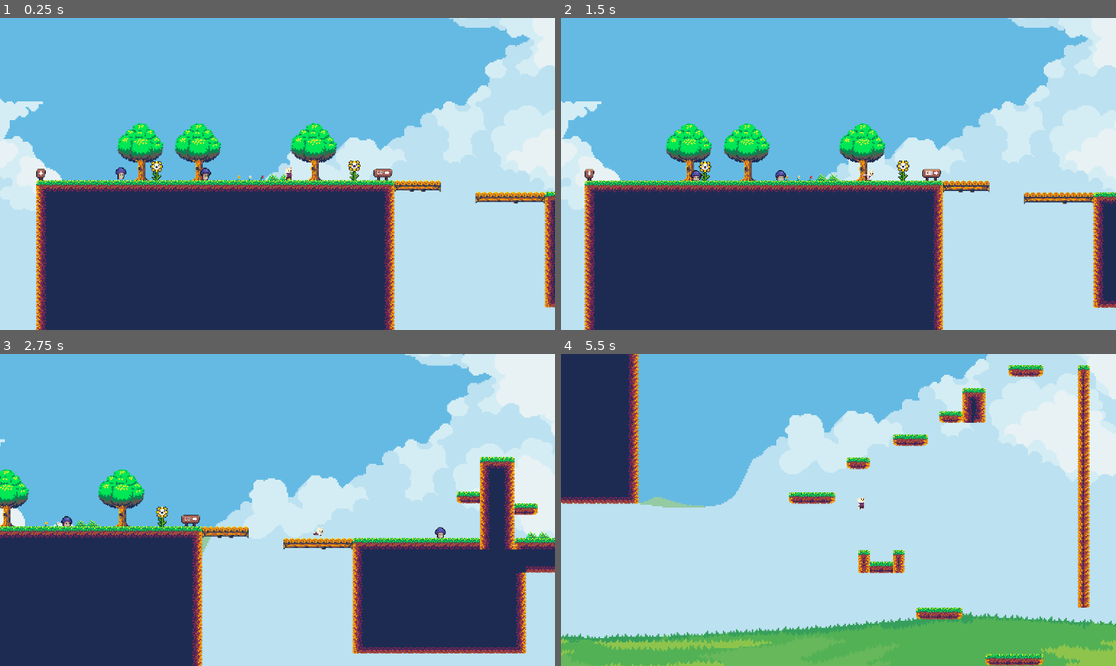
Above: before the commit, frames 1-4 (two rows, left to right).
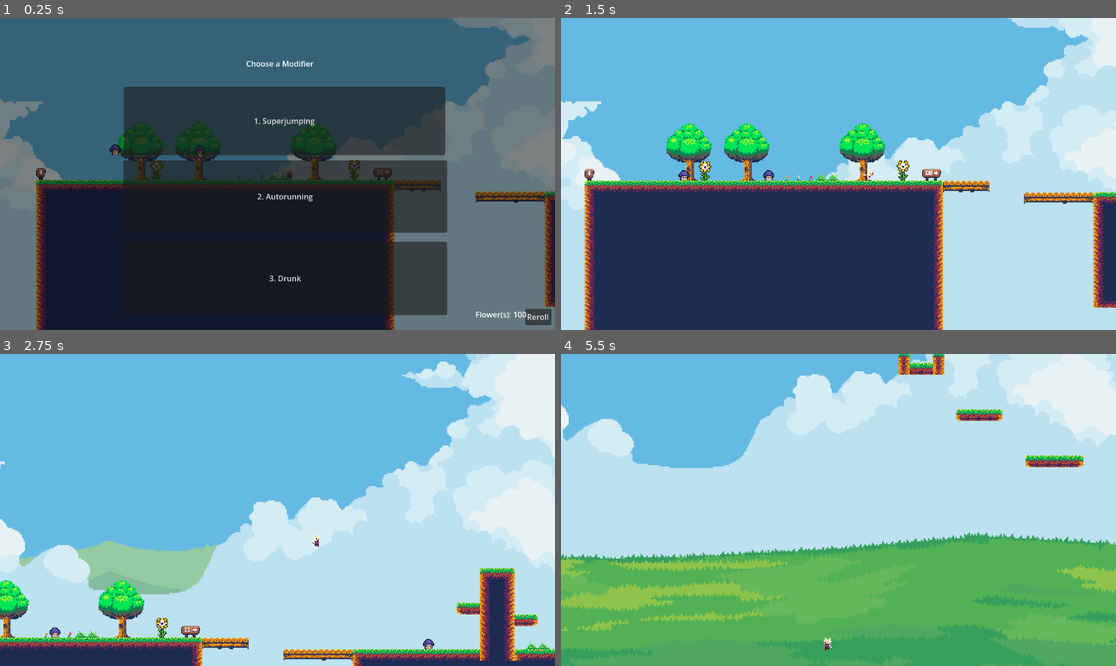
Above: after the commit, the same moments.

Repository: kenji-vitor/Platform-2D-in-Godot
Game: Godot game, scene res://Scenes/Stage1.tscn
Same seed, same stepped clock (60 frames per second), same inputs: the game is played once before the commit and once after it. Sound files missing from this copy of the repository are replaced by a short silence.
Inputs (mouse positions are in pixels of both pictures, inside the frame that each line leads up to):
- Up to frame 1 (0.25 s): no input
- Up to frame 2 (1.5 s): click (844, 120) at 0.5 s, where only the run after the commit has a clickable "1. Superjumping"; tap Enter at 1.25 s; hold D (move_right) from 1.28 s (still down); hold Shift (run) from 1.28 s (still down)
- Up to frame 3 (2.75 s): keep holding D (move_right); tap Space (jump) at 1.52, 1.82, 2.27, 2.57 s; tap G (shoot) at 1.55, 2.1 s; release Shift (run) at 2.03 s; tap 1 at 2.3 s
- Up to frame 4 (5.5 s): release D (move_right) at 2.78 s; hold A (move_left) 2.78-3.53 s; tap 1 at 2.85 s; tap 2 at 3.05, 3.6 s; hold D (move_right) 3.53-5.03 s; tap Space (jump) at 3.77, 4.07, 4.52, 4.82, 5.27 s; tap 3 at 3.8, 4.35 s; tap R at 4.55, 5.1 s; hold A (move_left) from 5.03 s (still down); tap T at 5.3 s

The runs differ from the first frame. In frame 1, 100% of the frame differs, in the area x 0-100%, y 0-100%; in frame 2, 0.2%; in frame 3, 38%; in frame 4, 52%.

Commit message:
Modifier UI

Diff:
--- /dev/null
+++ b/Scenes/ModifierMenu.tscn
@@ -0,0 +1,78 @@
+[gd_scene format=3 uid="uid://dn7lmmemgkpgt"]
+
+[ext_resource type="Script" uid="uid://sbns6nv7w5ow" path="res://Scripts/Modifier_UI.gd" id="1_5oaki"]
+
+[node name="ModifierMenu" type="CanvasLayer" unique_id=329222276]
+process_mode = 3
+script = ExtResource("1_5oaki")
+
+[node name="ColorRect" type="ColorRect" parent="." unique_id=1808501503]
+offset_right = 1155.0
+offset_bottom = 650.0
+mouse_filter = 2
+color = Color(0, 0, 0, 0.47058824)
+
+[node name="Control" type="Control" parent="." unique_id=744536069]
+layout_mode = 3
+anchors_preset = 0
+offset_right = 40.0
+offset_bottom = 40.0
+mouse_filter = 2
+
+[node name="BtnOption1" type="Button" parent="Control" unique_id=194061900]
+layout_mode = 0
+offset_left = 257.0
+offset_top = 143.0
+offset_right = 924.0
+offset_bottom = 285.0
+text = "Opcao 1
+"
+
+[node name="BtnOption2" type="Button" parent="Control" unique_id=1260581490]
+layout_mode = 0
+offset_left = 256.0
+offset_top = 296.0
+offset_right = 928.0
+offset_bottom = 446.0
+text = "Opcao 2
+"
+
+[node name="BtnOption3" type="Button" parent="Control" unique_id=1334450449]
+layout_mode = 1
+anchors_preset = 8
+anchor_left = 0.5
+anchor_top = 0.5
+anchor_right = 0.5
+anchor_bottom = 0.5
+offset_left = 236.0
+offset_top = 445.0
+offset_right = 908.0
+offset_bottom = 597.0
+grow_horizontal = 2
+grow_vertical = 2
+text = "Opcao 3"
+
+[node name="BtnReroll" type="Button" parent="Control" unique_id=464751848]
+layout_mode = 0
+offset_left = 1090.0
+offset_top = 604.0
+offset_right = 1145.0
+offset_bottom = 638.0
+
+[node name="LabelTitle" type="Label" parent="Control" unique_id=1343208149]
+layout_mode = 0
+offset_left = 16.0
+offset_top = 6.0
+offset_right = 1147.0
+offset_bottom = 183.0
+text = "Choose a Modifier"
+horizontal_alignment = 1
+vertical_alignment = 1
+
+[node name="LblFlowers" type="Label" parent="Control" unique_id=536065482]
+layout_mode = 0
+offset_left = 987.0
+offset_top = 604.0
+offset_right = 1047.0
+offset_bottom = 627.0
+text = "Flowers"
--- a/Scenes/player_herdado.tscn
+++ b/Scenes/player_herdado.tscn
@@ -1,6 +1,7 @@
 [gd_scene format=3 uid="uid://c25m1dw4a658v"]
 
 [ext_resource type="PackedScene" uid="uid://5uvbk6v0q52k" path="res://Scenes/player.tscn" id="1_uruiy"]
+[ext_resource type="Script" uid="uid://bae5k7re7vog" path="res://Scripts/camera_2d.gd" id="2_1awyu"]
 [ext_resource type="AudioStream" uid="uid://m5as5rv78ly8" path="res://SFX/jump_sfx.wav" id="2_wteag"]
 [ext_resource type="PackedScene" uid="uid://dn4ddptukyrok" path="res://Scenes/heart.tscn" id="3_gcm4n"]
 
@@ -10,6 +11,9 @@
 [node name="Player_HERDADO" unique_id=406442816 instance=ExtResource("1_uruiy")]
 visible = true
 collision_layer = 1
+
+[node name="Camera2D" parent="." index="2" unique_id=1074089931]
+script = ExtResource("2_1awyu")
 
 [node name="CollisionShape2D" parent="Area2D" parent_id_path=PackedInt32Array(1575999253) index="0" unique_id=93089322]
 position = Vector2(-0.5, 0.5)
--- /dev/null
+++ b/Scripts/Modifier_UI.gd
@@ -0,0 +1,33 @@
+extends CanvasLayer
+
+@onready var btn_option_1: Button = $Control/BtnOption1
+@onready var btn_option_2: Button = $Control/BtnOption2
+@onready var btn_option_3: Button = $Control/BtnOption3
+@onready var btn_reroll: Button = $Control/BtnReroll
+@onready var lbl_flowers: Label = $Control/LblFlowers
+
+func _ready() -> void:
+	process_mode = Node.PROCESS_MODE_ALWAYS
+	hide()
+	btn_option_1.pressed.connect(_on_option_selected.bind(0))
+	btn_option_2.pressed.connect(_on_option_selected.bind(1))
+	btn_option_3.pressed.connect(_on_option_selected.bind(2))
+	btn_reroll.pressed.connect(_on_reroll_pressed)
+
+func display_options(options: Array,flowers_count: int) -> void:
+	if options.size() >= 3:
+		btn_option_1.text = "1. " + options[0].replace("is_","").capitalize()
+		btn_option_2.text = "2. " + options[1].replace("is_","").capitalize()
+		btn_option_3.text = "3. " + options[2].replace("is_","").capitalize()
+	lbl_flowers.text = "Flower(s): {0}".format([flowers_count])
+	btn_reroll.text = "Reroll"
+	show()
+
+func _on_option_selected(index: int) -> void:
+	print("Sinal do botao recebido na UI para o indice: ", index)
+	hide()
+	GameManager.choose_modifiers(index)
+
+func _on_reroll_pressed() -> void:
+	var new_options = GameManager.reroll_modifiers()
+	display_options(new_options,GameManager.total_flower)
--- /dev/null
+++ b/Scripts/camera_2d.gd
@@ -0,0 +1,13 @@
+extends Camera2D
+
+@export var normal_zoom: Vector2 = Vector2(1.0,1.0)
+@export var fast_zoom: Vector2 = Vector2(0.75,0.75)
+@export var zoom_duration: float = 0.4
+
+var zoom_tween: Tween
+
+func set_camera_zoom(target_zoom: Vector2) -> void:
+	if zoom_tween and zoom_tween.is_running():
+		zoom_tween.kill()
+	zoom_tween = create_tween().set_trans(Tween.TRANS_SINE).set_ease(Tween.EASE_OUT)
+	zoom_tween.tween_property(self, "zoom", target_zoom, zoom_duration)
--- a/Scripts/game_manager.gd
+++ b/Scripts/game_manager.gd
@@ -1,190 +1,122 @@
 extends Node
 
-
+#UI
+@onready var modifier_menu_scene: PackedScene = preload("res://Scenes/ModifierMenu.tscn")
+var modifier_menu_instance = null
+
+#Estado do jogo
+var total_flower: int = 100
 signal classic_mode_changed(enabled:bool)
-
 var classic: bool = false:
 	set(value):
 		classic = value
 		classic_mode_changed.emit(classic)
+
+#Codigo para mudanca do estilo do jogo
 var code_sequence = ["h","a","r","d"]
 var code_progress = 0
 
-#Drunk Mechanic
+
+#MODIFICADORES
 var is_drunk: bool = false
-var drunk_timer: Timer
-var drunk_direction: float = 1.0 # 1.0 (Direita) ou -1.0 (Esquerda)
-
-#Die Mechanic
-var duration_multipliers: Array[float] = [2.0,3.0,4.0,5.0]
-var is_die: bool = false
-var die_timer: Timer
-
-#Super speed
+var drunk_direction: float = 0.0
+
 var is_s_speed: bool = false
-var s_speed_timer: Timer
-
-#Flower Collectable
-var total_flower: int = 0
-
-#Slippery floor
 var is_slippery: bool = false
-var slippery_timer: Timer
-
-#Invincible + Invisible
-var is_invincible: bool = false
-var invincible_timer: Timer
-
-#AutoRun
+var is_invincible: bool = false #Invincible + Invisible
 var is_autorunning: bool = false
-var autorun_timer: Timer
-
-#SuperJump
 var is_superjumping: bool = false
-var superjump_timer: Timer
-'''
-func roll_double_dice() -> void:
-	var effect_dice: int = randi_range(1,6)
-	var duration_dice: int = randi_range(1,6)
-
-	var final_duration: float = duration_multipliers[duration_dice-1]
-'''
-
-
-
-func make_die(duration: float = 15.0) -> void:
-	is_die = true
-	die_timer.start(duration)
-	print("Hora de girar os dados!")
-
-
-func make_slippery(duration: float = randf_range(4.0,5.0)) -> void:
-	is_slippery = true
-	slippery_timer.start(duration)
-	print("Chao escorregadio por: ",duration)
-
-func make_s_speed(duration: float = 5.0) -> void:
-	is_s_speed = true
-	s_speed_timer.start(duration)
-	print("Super speed ativado!")
-
-func make_drunk(duration: float = randf_range(4.0,5.0)) -> void:
-	is_drunk = true
-	drunk_direction = 1.0 if randf() > 0.5 else -1.0
-	drunk_timer.start(duration)
-	print("Modo bebado ativado!")
-
-func make_invincible(duration: float = 5.0) -> void:
-	is_invincible = true
-	invincible_timer.start(duration)
-	print("Esta invencivel por: ",duration)
-
-func make_autorun(duration: float = 5.0) -> void:
-	is_autorunning = true
-	autorun_timer.start(duration)
-	print("Autorunning por: ",duration)
-
-func make_superjump(duration: float = 5.0) -> void:
-	is_superjumping = true
-	superjump_timer.start(duration)
-	print("Super jump por: ",duration)
+var is_gravity_changed: bool = false
+
+
+
+
+
+#Lista dos modificadores
+#Choose from 3 modifiers and roll a die to determine the duration. (1 Flower to Reroll)
+var all_modifiers: Array = [
+	"is_s_speed",
+	"is_drunk",
+	"is_slippery",
+	"is_invincible",
+	"is_autorunning",
+	"is_superjumping",
+	"is_gravity_changed"
+]
+
+var current_options: Array = []
 
 func _ready() -> void:
-	#Drunk
-	drunk_timer = Timer.new()
-	drunk_timer.one_shot = true
-	drunk_timer.timeout.connect(_on_drunk_timer_timeout)
-	add_child(drunk_timer)
-
-	#Slippery
-	slippery_timer = Timer.new()
-	slippery_timer.one_shot = true
-	slippery_timer.timeout.connect(_on_slippery_timer_timeout)
-	add_child(slippery_timer)
-
-	#Die
-	die_timer = Timer.new()
-	die_timer.one_shot = true
-	die_timer.timeout.connect(_on_die_timer_timeout)
-	add_child(die_timer)
-
-	#Super Speed
-	s_speed_timer = Timer.new()
-	s_speed_timer.one_shot = true
-	s_speed_timer.timeout.connect(_on_s_speed_timer_timeout)
-	add_child(s_speed_timer)
-
-	#Invincible
-	invincible_timer = Timer.new()
-	invincible_timer.one_shot = true
-	invincible_timer.timeout.connect(_on_invincible_timer_timeout)
-	add_child(invincible_timer)
-
-	#AutoRun
-	autorun_timer = Timer.new()
-	autorun_timer.one_shot = true
-	autorun_timer.timeout.connect(_on_autorun_timer_timeout)
-	add_child(autorun_timer)
-
-	#SuperJump
-	superjump_timer = Timer.new()
-	superjump_timer.one_shot = true
-	superjump_timer.timeout.connect(_on_superjump_timer_timeout)
-	add_child(superjump_timer)
-
-
-
-
-func _on_drunk_timer_timeout() -> void:
-	is_drunk = false
-	print("Modo bebado expirou!")
-
-func _on_slippery_timer_timeout() -> void:
-	is_slippery = false
-	print("Chao nao esta escorregio agora")
-
-func _on_die_timer_timeout() -> void:
-	is_die = false
-	print("")
-
-func _on_s_speed_timer_timeout() -> void:
-	is_s_speed = false
-	print("Super speed expirou!")
-
-func _on_invincible_timer_timeout() -> void:
-	is_invincible = false
-	print("Invencibilidade expirou!")
-
-func _on_autorun_timer_timeout() -> void:
-	is_autorunning = false
-	print("Auto Run expirou!")
-
-func _on_superjump_timer_timeout() -> void:
-	is_superjumping = false
-	print("Super jump expirou")
+	modifier_menu_instance = modifier_menu_scene.instantiate()
+	get_tree().root.call_deferred("add_child",modifier_menu_instance)
+
+	call_deferred("trigger_modifier_selection")
+
+#RANDOMIZAR MODIFICADORES E ESCOLHE-LOS
+func trigger_modifier_selection() -> void:
+	var options = roll_modifiers()
+	modifier_menu_instance.display_options(options,total_flower)
+	get_tree().paused = true
+
+func roll_modifiers() -> Array:
+	var pool = all_modifiers.duplicate()
+	pool.shuffle()
+	current_options = pool.slice(0,3)
+	#get_tree().paused = true
+	print("Jogo pausado. Escolha um modificador: ",current_options)
+	return current_options
+
+func reroll_modifiers() -> Array:
+	if total_flower >= 1:
+		total_flower -= 1
+		print("Flor gasta! Flor(es) restantes: ",total_flower)
+		#duration = roll_die_duration()
+		return roll_modifiers()
+	else:
+		print("Flores insuficientes")
+		return current_options
+
+func roll_die_duration() -> int:
+	var duration = randf_range(8,20)
+	print("Resultado da duracao: ",duration)
+	return duration
+
+func choose_modifiers(index: int) -> void:
+	print("Botao clicado! Index: ",index)
+	if current_options.is_empty() or index < 0 or index >= current_options.size():
+		print("Falhou na validacao: current_options esta vazio ou indice invalido")
+		return
+	var selected_modifier: String = current_options[index]
+	var die_duration: float = roll_die_duration()
+	get_tree().paused = false
+	if modifier_menu_instance:
+		modifier_menu_instance.hide()
+	current_options.clear()
+	apply_modifier(selected_modifier,die_duration)
+
+
+#APLICACAO DOS MODIFICADORES
+func apply_modifier(mod_name: String, duration: float) -> void:
+	set(mod_name,true)
+	if mod_name == "is_drunk":
+		drunk_direction = 1.0 if randf() > 0.5 else -1.0
+	print("Modificador ativo: {0} por {1}s".format([mod_name,duration]))
+	await get_tree().create_timer(duration).timeout
+
+	set(mod_name,false)
+	print("Efeito expirou: ",mod_name)
 
 func _input(event: InputEvent) -> void:
-	#COMANDO TEMPORARIO PARA ATIVAR AS MECANICAS!!!!!!!!
 	if event is InputEventKey and event.pressed and not event.echo:
-		if event.keycode == KEY_T:
-			make_drunk()
-	if event is InputEventKey and event.pressed and not event.echo:
-		if event.keycode == KEY_I:
-			make_slippery()
-	if event is InputEventKey and event.pressed and not event.echo:
-		if event.keycode == KEY_J:
-			make_s_speed()
-	if event is InputEventKey and event.pressed and not event.echo:
-		if event.keycode == KEY_L:
-			make_invincible()
-	if event is InputEventKey and event.pressed and not event.echo:
-		if event.keycode == KEY_Y:
-			make_autorun()
-	if event is InputEventKey and event.pressed and not event.echo:
-		if event.keycode == KEY_P:
-			make_superjump()
-
-	###################################################
+		match event.keycode:
+			KEY_1, KEY_KP_1:
+				choose_modifiers(0)
+			KEY_2, KEY_KP_2:
+				choose_modifiers(1)
+			KEY_3, KEY_KP_3:
+				choose_modifiers(2)
+			KEY_R:
+				reroll_modifiers()
 	if event is InputEventKey and event.pressed:
 		if event.echo:
 			return
@@ -220,7 +152,283 @@
 	return Input.is_action_pressed(action)
 
 
-
 func add_flower():
 	total_flower += 1
 	print("Flower(s): ",total_flower)
+'''
+COPIA DO CODIGO ORIGINAL
+extends Node
+
+
+signal classic_mode_changed(enabled:bool)
+
+var duration: float = 0.00
+
+var classic: bool = false:
+	set(value):
+		classic = value
+		classic_mode_changed.emit(classic)
+var code_sequence = ["h","a","r","d"]
+var code_progress = 0
+
+#Flower Collectable
+var total_flower: int = 0
+
+#Drunk Mechanic
+var is_drunk: bool = false
+var drunk_timer: Timer
+var drunk_direction: float = 1.0 # 1.0 (Direita) ou -1.0 (Esquerda)
+
+#Super speed
+var is_s_speed: bool = false
+var s_speed_timer: Timer
+
+#Slippery floor
+var is_slippery: bool = false
+var slippery_timer: Timer
+
+#Invincible + Invisible
+var is_invincible: bool = false
+var invincible_timer: Timer
+
+#AutoRun
+var is_autorunning: bool = false
+var autorun_timer: Timer
+
+#SuperJump
+var is_superjumping: bool = false
+var superjump_timer: Timer
+
+#Change gravity
+var is_gravity_changed: bool = false
+var gravity_timer: Timer
+
+@onready var modifier_menu_scene: PackedScene = preload("res://Scenes/ModifierMenu.tscn")
+var modifier_menu_instance = null
+
+
+
+#Randomly select modifiers
+#Choose from 3 modifiers and roll a die to determine the duration. (1 Flower to Reroll)
+var all_modifiers: Array = [
+	"is_s_speed",
+	"is_drunk",
+	"is_slippery",
+	"is_invincible",
+	"is_autorunning",
+	"is_superjumping",
+	"is_gravity_changed"
+]
+
+var current_options: Array = []
+func roll_modifiers() -> Array:
+	var pool = all_modifiers.duplicate()
+	pool.shuffle()
+	current_options = pool.slice(0,3)
+	#get_tree().paused = true
+	print("Jogo pausado. Escolha um modificador: ",current_options)
+	return current_options
+
+func reroll_modifiers() -> Array:
+	if total_flower >= 1:
+		total_flower -= 1
+		print("Flor gasta! Flor(es) restantes: ",total_flower)
+		#duration = roll_die_duration()
+		return roll_modifiers()
+	else:
+		print("Flores insuficientes")
+		return current_options
+
+func roll_die_duration() -> int:
+	var duration = randf_range(8,20)
+	print("Resultado da duracao: ",duration)
+	return duration
+
+func choose_modifiers(index: int) -> void:
+	if current_options.is_empty() or index < 0 or index >= current_options.size():
+		return
+	var selected_modifier: String = current_options[index]
+	var die_duration: float = roll_die_duration()
+	#get_tree().paused = false
+	start_modifier_timer(selected_modifier,die_duration)
+	current_options.clear()
+
+func start_modifier_timer(mod_name: String, duration: float) -> void:
+	GameManager.set(mod_name,true)
+	await get_tree().create_timer(duration).timeout
+	GameManager.set(mod_name,false)
+	print("O efeito {0} expirou!".format([mod_name]))
+
+
+
+func make_slippery(duration: float) -> void:
+	is_slippery = true
+	slippery_timer.start(duration)
+	print("Chao escorregadio por: ",duration)
+
+func make_s_speed(duration: float) -> void:
+	is_s_speed = true
+	s_speed_timer.start(duration)
+	print("Super speed ativado!")
+
+func make_drunk(duration: float) -> void:
+	is_drunk = true
+	drunk_direction = 1.0 if randf() > 0.5 else -1.0
+	drunk_timer.start(duration)
+	print("Modo bebado ativado!")
+
+func make_invincible(duration: float) -> void:
+	is_invincible = true
+	invincible_timer.start(duration)
+	print("Esta invencivel por: ",duration)
+
+func make_autorun(duration: float) -> void:
+	is_autorunning = true
+	autorun_timer.start(duration)
+	print("Autorunning por: ",duration)
+
+func make_superjump(duration: float) -> void:
+	is_superjumping = true
+	superjump_timer.start(duration)
+	print("Super jump por: ",duration)
+
+func make_gravity(duration: float) -> void:
+	is_gravity_changed = true
+	gravity_timer.start(duration)
+	print("Gravidade trocada por: ",duration)
+
+func _ready() -> void:
+	#Drunk
+	drunk_timer = Timer.new()
+	drunk_timer.one_shot = true
+	drunk_timer.timeout.connect(_on_drunk_timer_timeout)
+	add_child(drunk_timer)
+
+	#Slippery
+	slippery_timer = Timer.new()
+	slippery_timer.one_shot = true
+	slippery_timer.timeout.connect(_on_slippery_timer_timeout)
+	add_child(slippery_timer)
+
+
+
+	#Super Speed
+	s_speed_timer = Timer.new()
+	s_speed_timer.one_shot = true
+	s_speed_timer.timeout.connect(_on_s_speed_timer_timeout)
+	add_child(s_speed_timer)
+
+	#Invincible
+	invincible_timer = Timer.new()
+	invincible_timer.one_shot = true
+	invincible_timer.timeout.connect(_on_invincible_timer_timeout)
+	add_child(invincible_timer)
+
+	#AutoRun
+	autorun_timer = Timer.new()
+	autorun_timer.one_shot = true
+	autorun_timer.timeout.connect(_on_autorun_timer_timeout)
+	add_child(autorun_timer)
+
+	#SuperJump
+	superjump_timer = Timer.new()
+	superjump_timer.one_shot = true
+	superjump_timer.timeout.connect(_on_superjump_timer_timeout)
+	add_child(superjump_timer)
+
+	#Change Gravity
+	gravity_timer = Timer.new()
+	gravity_timer.one_shot = true
+	gravity_timer.timeout.connect(_on_gravity_timer_timeout)
+	add_child(gravity_timer)
+
+	modifier_menu_instance = modifier_menu_scene.instantiate()
+	get_tree().root.call_deferred("add_child",modifier_menu_instance)
+
+
+func trigger_modifier_selection() -> void:
+	var options = roll_modifiers()
+	modifier_menu_instance.display_options(options,total_flower)
+	get_tree().paused = true
+
+
+
+func _on_drunk_timer_timeout() -> void:
+	is_drunk = false
+	print("Modo bebado expirou!")
+
+func _on_slippery_timer_timeout() -> void:
+	is_slippery = false
+	print("Chao nao esta escorregio agora")
+
+func _on_s_speed_timer_timeout() -> void:
+	is_s_speed = false
+	print("Super speed expirou!")
+
+func _on_invincible_timer_timeout() -> void:
+	is_invincible = false
+	print("Invencibilidade expirou!")
+
+func _on_autorun_timer_timeout() -> void:
+	is_autorunning = false
+	print("Auto Run expirou!")
+
+func _on_superjump_timer_timeout() -> void:
+	is_superjumping = false
+	print("Super jump expirou")
+
+func _on_gravity_timer_timeout() -> void:
+	is_gravity_changed = false
+	print("Super jump expirou")
+
+func _input(event: InputEvent) -> void:
+	if event is InputEventKey and event.pressed and not event.echo:
+		match event.keycode:
+			KEY_1, KEY_KP_1:
+				choose_modifiers(0)
+			KEY_2, KEY_KP_2:
+				choose_modifiers(1)
+			KEY_3, KEY_KP_3:
+				choose_modifiers(2)
+			KEY_R:
+				reroll_modifiers()
+	if event is InputEventKey and event.pressed:
+		if event.echo:
+			return
+		var key = OS.get_keycode_string(event.keycode).to_lower()
+		if key == code_sequence[code_progress]:
+			code_progress += 1
+			if code_progress == code_sequence.size():
+				classic = not classic
+				code_progress = 0
+			#if classic:
+				#is_running = false #Remove sing from classic mode
+				print("Modo Classic alterado para: ", classic)
+		else:
+			if key == code_sequence[0]:
+				code_progress = 1
+			else:
+				code_progress = 0
+
+func is_action_just_pressed(action: String) -> bool:
+	if is_drunk:
+		if action == "jump":
+			return Input.is_action_just_pressed("shoot")
+		elif action == "shoot":
+			return Input.is_action_just_pressed("jump")
+	return Input.is_action_just_pressed(action)
+
+func is_action_pressed(action: String) -> bool:
+	if is_drunk:
+		if action == "jump":
+			return Input.is_action_pressed("shoot")
+		elif action == "shoot":
+			return Input.is_action_pressed("jump")
+	return Input.is_action_pressed(action)
+
+
+func add_flower():
+	total_flower += 1
+	print("Flower(s): ",total_flower)
+
+'''
--- a/Scripts/player.gd
+++ b/Scripts/player.gd
@@ -1,4 +1,6 @@
 extends "res://Scripts/entity.gd"
+
+@onready var camera: Camera2D = $Camera2D
 
 var SPEED = 130.0
 var JUMP_VEL = -300.0
@@ -65,6 +67,7 @@
 
 
 var gravity = ProjectSettings.get_setting("physics/2d/default_gravity")
+var current_gravity = gravity
 @onready var weapon1_scene = preload("res://Scenes/weapon_1.tscn")
 @onready var weapon2_scene = preload("res://Scenes/weapon_2.tscn")
 
@@ -152,7 +155,7 @@
 		is_running = not is_running
 		print("Is Running?: ",is_running)
 		# Tiro estático ou em movimento
-	if GameManager.is_action_pressed("shoot"):
+	if GameManager.is_action_pressed("shoot") and not is_stealth_active:
 		shoot()
 
 	#if Input.is_action_just_pressed("down"):
@@ -235,6 +238,7 @@
 	if global_position.y > 1500:
 		die()
 
+
 func update_autorun_speed() -> void:
 	if autorun_tween and autorun_tween.is_running():
 		autorun_tween.kill()
@@ -246,11 +250,13 @@
 func activate_stealth_mode(duration: float = randf_range(4.0,6.0))-> void:
 		is_stealth_active = true
 		set_stealth_state(true)
+		can_shoot = false
 		stealth_timer = get_tree().create_timer(duration)
 		await stealth_timer.timeout
 		set_stealth_state(false)
 		GameManager.is_invincible = false
 		is_stealth_active = false
+		can_shoot = true
 
 func set_stealth_state(active: bool) -> void:
 	is_invincible = active
@@ -325,12 +331,13 @@
 		is_skidding = false
 		velocity.x = direction * target_speed
 
-
 func apply_gravity_and_movement(direction: float,target_max_speed: float,delta:float) -> void:
 	movement(direction,target_max_speed,delta)
+
+	var active_gravity: float = current_gravity if GameManager.is_gravity_changed else gravity
 	if GameManager.classic:
 		if not is_on_floor():
-			velocity.y += gravity * delta
+			velocity.y += active_gravity * delta
 			if jump_left == max_jumps and not has_jumped:
 				jump_left = max_jumps - 1
 			if not air_control_locked:
@@ -344,7 +351,7 @@
 				jump_left = max_jumps
 	else:
 		if not is_on_floor():
-			velocity.y += gravity * delta
+			velocity.y += active_gravity * delta
 			jump_forgiveness_counter -= delta
 			if jump_forgiveness_counter <= 0.0 and jump_left == max_jumps:
 				jump_left = max_jumps - 1
@@ -354,6 +361,9 @@
 			air_control_locked = false
 			jump_left = max_jumps
 
+func set_random_gravity() -> void:
+	current_gravity = gravity * randf_range(0.40,1.80)
+	print("Nova gravidade: ",current_gravity)
 
 func swap_weapon() -> void:
 	if not can_swap:
@@ -361,9 +371,6 @@
 	current_weapon = 2 if current_weapon == 1 else 1
 	can_swap = false
 	get_tree().create_timer(1.0).timeout.connect(func(): can_swap = true)
-
-
-
 
 func shoot() -> void:
 	if not can_shoot:
@@ -440,6 +447,8 @@
 		return
 
 	jump_sfx.play()
+	if GameManager.is_gravity_changed:
+		set_random_gravity()
 	var current_jump_mult: float = jump_mult
 	if GameManager.is_superjumping:
 		current_jump_mult = 1.6
@@ -447,7 +456,7 @@
 		current_jump_mult = 1.05
 
 	velocity.y = JUMP_VEL * current_jump_mult
-	print("Current jump mult: ",current_jump_mult)
+	#print("Current jump mult: ",current_jump_mult)
 
 	if GameManager.classic:
 		var jump_direction = Input.get_axis("move_left","move_right")
@@ -461,7 +470,7 @@
 				air_direction = jump_direction
 		air_control_locked = true
 	jump_left -= 1
-	print("Jump left: ",jump_left)
+	#print("Jump left: ",jump_left)
 	has_jumped = true
 
 func drop_through_platform():
@@ -479,6 +488,7 @@
 	air_control_locked = false
 	current_bullets = 0
 	get_tree().reload_current_scene()
+	GameManager.trigger_modifier_selection()
 
 func take_damage(s: AnimatedSprite2D = player) -> void:
 	if is_player_invincible:
Not shown, added: Scripts/Modifier_UI.gd.uid
Not shown, added: Scripts/camera_2d.gd.uid
